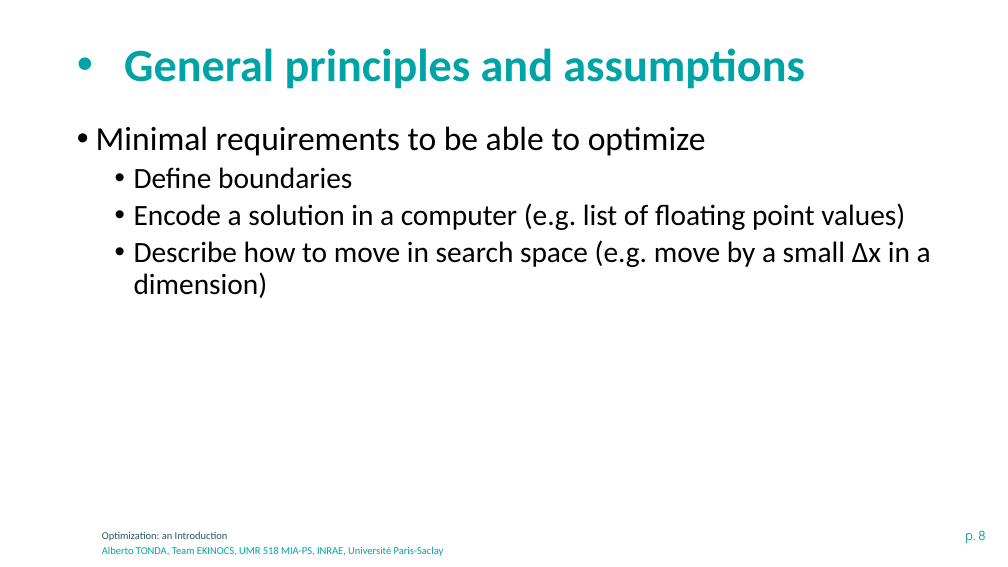
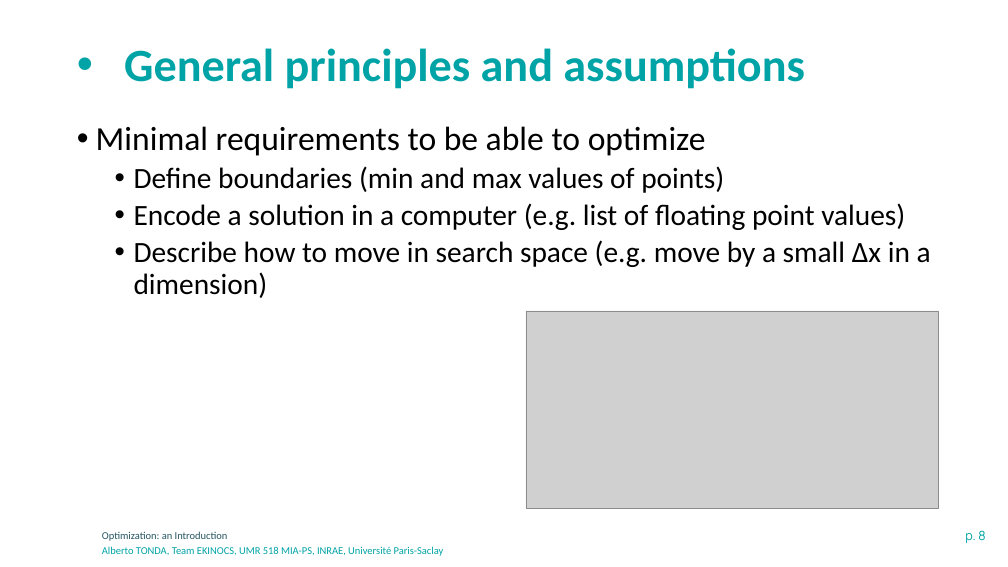
Before and after one commit to albertotonda/teaching, a slide deck: slide 8 of optimization-methods-for-artificial-intelligence/optimization-introduction.pptx. Drawn at 1008x567 pixels with LibreOffice and Linux fonts; fonts in the diff are those of the drawing; grey boxes stand for pictures; background and template pictures are left out. Boxes give left, top, right and bottom in pixels: in the first picture for what was removed or moved away, otherwise in the second. Text is boxed around its words. In the diff, an @@ line names an element or a change of style, - is before the commit and + after.

```diff
--- a/optimization-methods-for-artificial-intelligence/optimization-introduction.pptx
+++ b/optimization-methods-for-artificial-intelligence/optimization-introduction.pptx
@@ text at (134, 166, 724, 193): text changed @@
-  • Define boundaries
+  • Define boundaries (min and max values of points)
@@ picture added at (526, 311, 939, 508) @@
```
Also in this commit, not shown: 6 other slides changed, 1 slide added, 4 other files.
